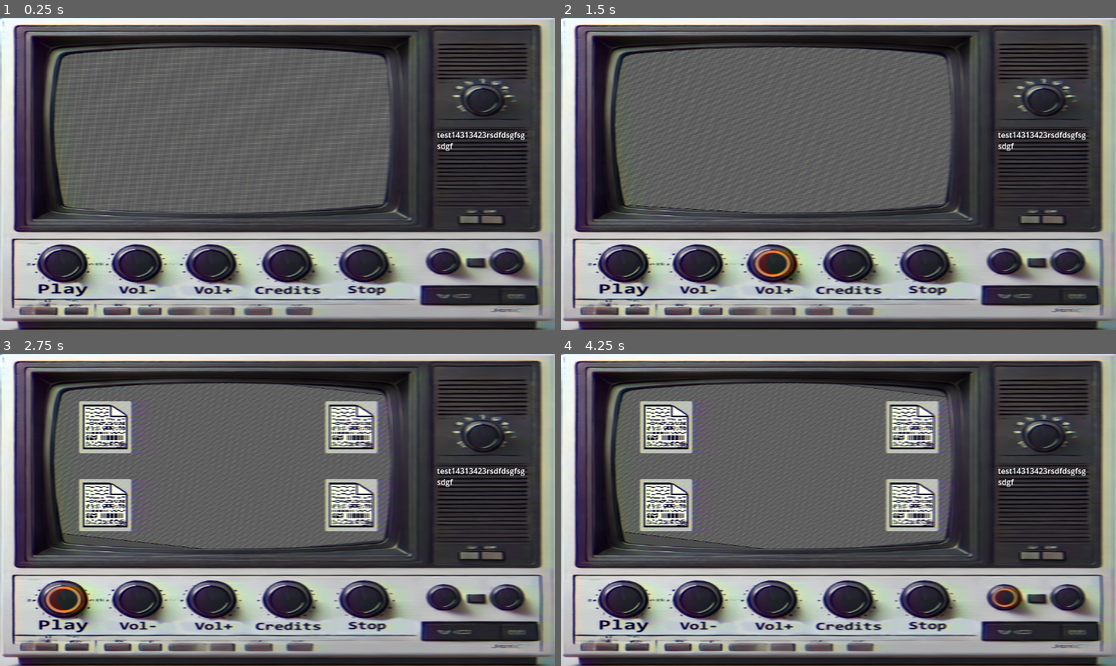
Above: before the commit, frames 1-4 (two rows, left to right).
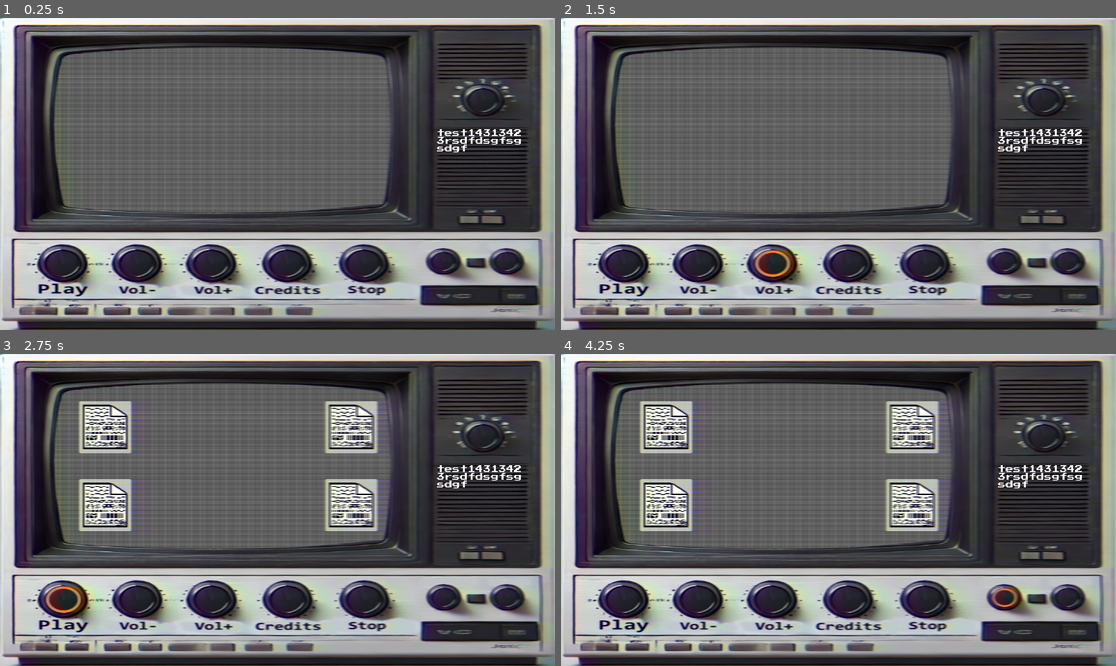
Above: after the commit, the same moments.

Repository: Ciasne14/SteelWorks3
Game: Godot game, scene res://Scenes/main_scene.tscn
The game is run twice, just before and just after one commit, with the same random seed, the same clock (stepped at 60 frames per second) and the same inputs. The engine's default icon, where the game draws it, is replaced by a stand-in: a white triangle on a blue panel in a dark square.
Inputs (mouse positions are in pixels of both pictures, inside the frame that each line leads up to):
- Up to frame 1 (0.25 s): no input
- Up to frame 2 (1.5 s): click (699, 264) at 0.5 s; click (771, 264) at 1.25 s
- Up to frame 3 (2.75 s): click (61, 600) at 2 s
- Up to frame 4 (4.25 s): click (622, 600) at 2.75 s; click (1005, 597) at 3.5 s

The runs differ from the first frame. In frame 1, 6.5% of the frame differs, in the area x 9-95%, y 9-63%; in frame 2, 6.5%; in frame 3, 4.6%; in frame 4, 4.4%.

Commit message:
praca praca

Diff:
--- a/Scenes/event_director.gd
+++ b/Scenes/event_director.gd
@@ -6,8 +6,7 @@
 var events = []
 
 func _ready() -> void:
-	# Inicjalizuj listę dostępnych eventów jako `Callable`
-	events = [start_random_rotation, stop_rotation]
+	events = [volume_down]
 	start_random_event()  # Rozpocznij losowy event po starcie
 
 # Funkcja losująca i uruchamiająca event
@@ -16,8 +15,14 @@
 	var selected_event = events[event_index]
 	selected_event.call()  # Wywołaj wylosowany event za pomocą `call`
 
-func volume_down():
+func volume_down() -> void:
+	#$"../Background/MainScene".on_vol_down_pressed()
 	$"../VolDown".pressed
+	$"../VolDown/Timer".start()
+	await $"../VolDown/Timer".timeout
+	#$"../VolDown".texture_normal
+	start_random_event()
+
 func volume_up():
 	$"../VolUp".pressed
 
@@ -41,8 +46,8 @@
 # Funkcja zatrzymująca obrót (wywoływana po zakończeniu `SpinTimer`)
 func stop_rotation():
 	is_rotating = false  # Wyłączenie obrotu
-	var wait_time = randf_range(2.0, 5.0)
-	$EventTimer.start(wait_time)
+	var event_delay = randf_range(1,1)
+	$EventTimer.start(event_delay)
 
 # Sygnał `timeout` z `SpinTimer`, zatrzymuje obrót po ustalonym czasie
 func _on_SpinTimer_timeout() -> void:
--- a/Scenes/main_scene.tscn
+++ b/Scenes/main_scene.tscn
@@ -22,6 +22,10 @@
 default_font = ExtResource("5_d1qnp")
 default_font_size = 22
 
+[sub_resource type="Theme" id="Theme_3pmot"]
+default_font = ExtResource("5_d1qnp")
+default_font_size = 16
+
 [node name="Main" type="Control"]
 layout_mode = 3
 anchors_preset = 15
@@ -172,6 +176,9 @@
 texture_hover = ExtResource("7_75aa8")
 stretch_mode = 0
 
+[node name="Timer" type="Timer" parent="VolDown"]
+one_shot = true
+
 [node name="VolUp" type="TextureButton" parent="."]
 layout_mode = 1
 anchors_preset = -1
@@ -190,6 +197,9 @@
 texture_hover = ExtResource("7_75aa8")
 stretch_mode = 0
 
+[node name="Timer" type="Timer" parent="VolUp"]
+one_shot = true
+
 [node name="Credits" type="TextureButton" parent="."]
 layout_mode = 1
 anchors_preset = -1
@@ -384,6 +394,7 @@
 [node name="SpinTimer" type="Timer" parent="Event Director"]
 
 [node name="EventTimer" type="Timer" parent="Event Director"]
+one_shot = true
 
 [node name="CanvasLayer2" type="CanvasLayer" parent="."]
 layer = 2
@@ -404,6 +415,7 @@
 offset_bottom = 0.0879822
 grow_horizontal = 0
 grow_vertical = 0
+theme = SubResource("Theme_3pmot")
 text = "test14313423rsdfdsgfsgsdgf"
 script = ExtResource("8_kk6e8")
 
Not shown: 1 places in Scenes/main_scene.tscn that only renumber resources
